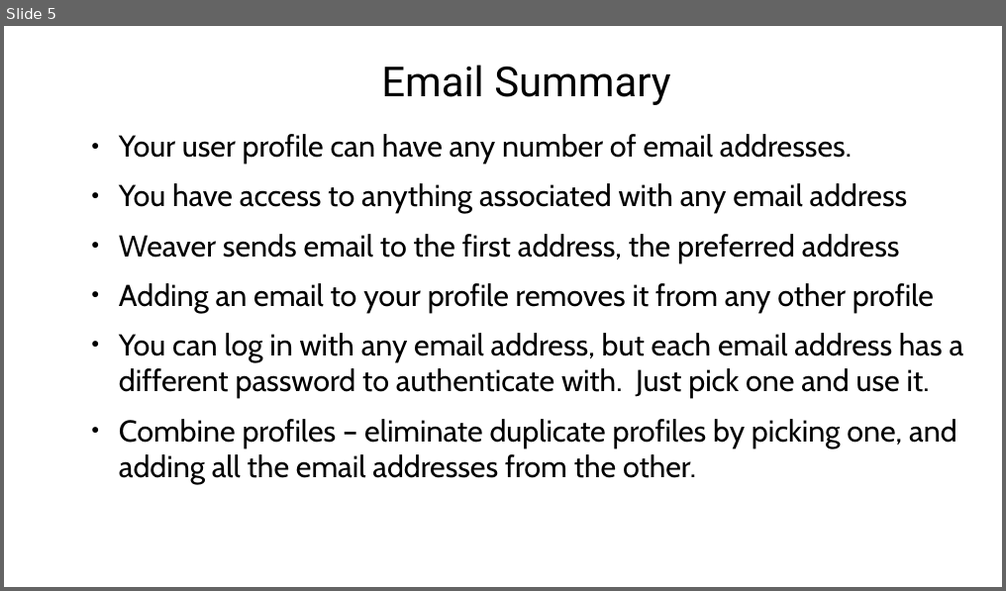
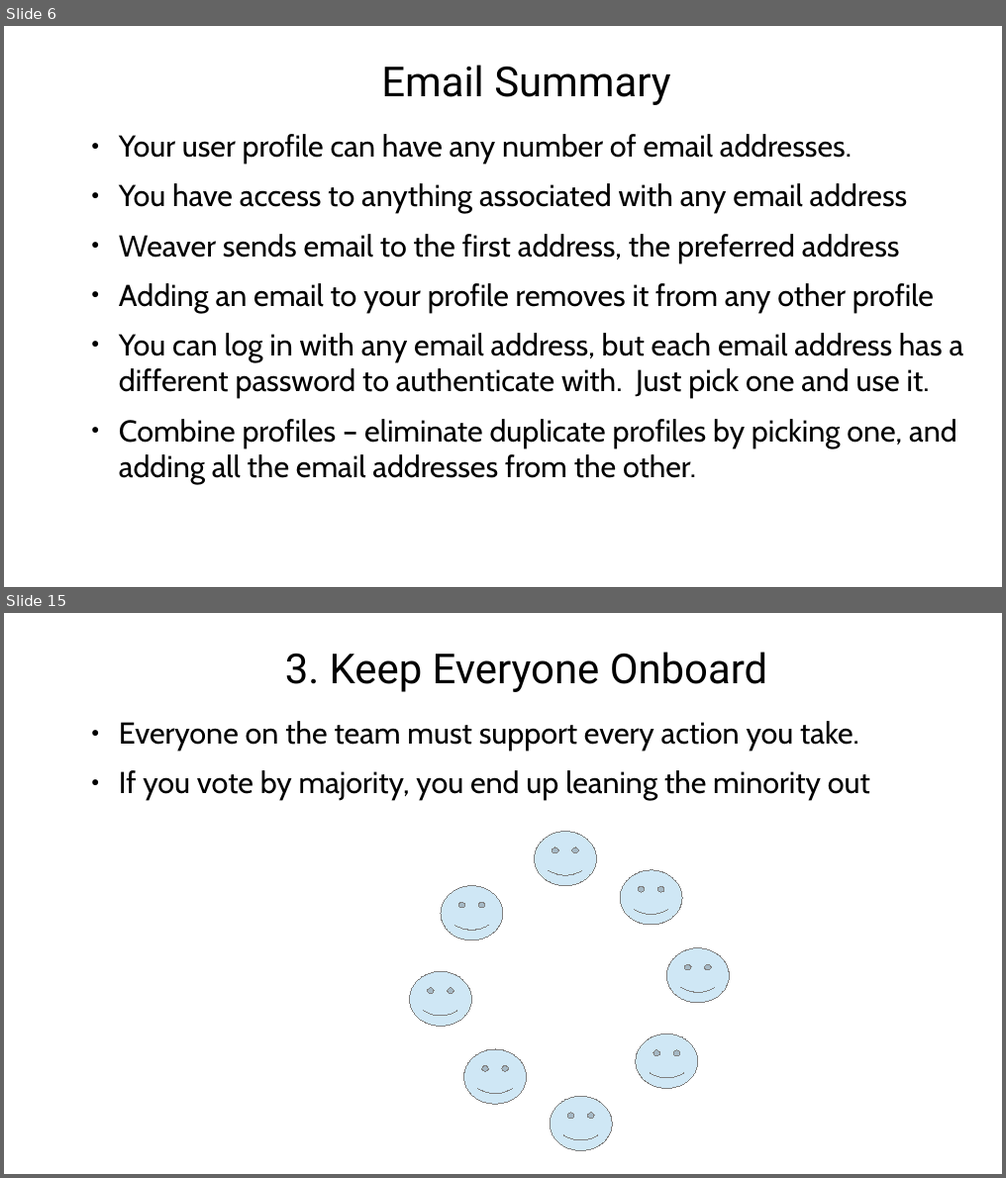
Before and after one commit to agilepro/cognoscenti, a slide deck: documentation/VideoPresentations.odp. Shown one above the other, each under a label of ours: slide 5 before the commit, slides 6 and 15 after it; the slides between them are not shown. The pictures are 1006x591 and 1006x1178 pixels, drawn with LibreOffice and Linux fonts; fonts in the diff are those of the drawing; background and template pictures are left out. Boxes give left, top, right and bottom in pixels: in the first picture for what was removed or moved away, otherwise in the second. Text is boxed around its words. In the diff, an @@ line names an element or a change of style, - is before the commit and + after.

Commit message:
new video about team leader

```diff
--- a/documentation/VideoPresentations.odp
+++ b/documentation/VideoPresentations.odp
@@ slide 15 added at [4,613,1002,1174], background picture (left out) @@
@@ title added at [285,652,767,692], 38.3 pt, text #000000 @@
+3. Keep Everyone Onboard
@@ text added at [119,721,870,801], 27.9 pt, text #000000 @@
+● Everyone on the team must support every action you take.
+● If you vote by majority, you end up leaning the minority out
@@ smiley face added at [535,831,596,886], fill #CFE7F5, outline #808080 0 pt @@
@@ smiley face added at [620,870,682,925], fill #CFE7F5, outline #808080 0 pt @@
@@ smiley face added at [441,886,503,941], fill #CFE7F5, outline #808080 0 pt @@
@@ smiley face added at [666,949,729,1003], fill #CFE7F5, outline #808080 0 pt @@
@@ smiley face added at [410,971,471,1026], fill #CFE7F5, outline #808080 0 pt @@
@@ smiley face added at [464,1050,527,1104], fill #CFE7F5, outline #808080 0 pt @@
@@ smiley face added at [636,1034,698,1088], fill #CFE7F5, outline #808080 0 pt @@
@@ smiley face added at [549,1096,612,1151], fill #CFE7F5, outline #808080 0 pt @@
@@ what was slide 5 is now slide 6 @@
```
Also in this commit, not shown: 23 other slides added, 2 other files.
